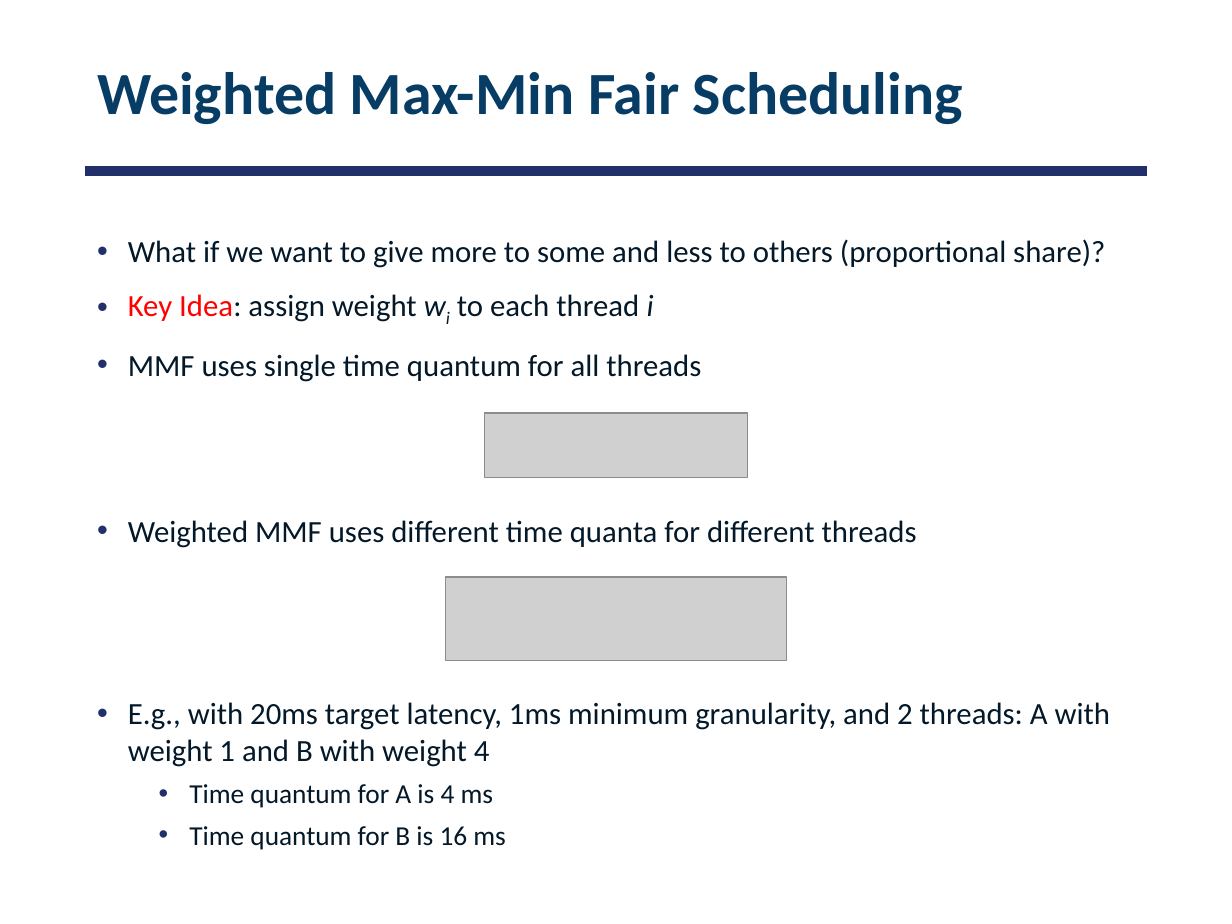
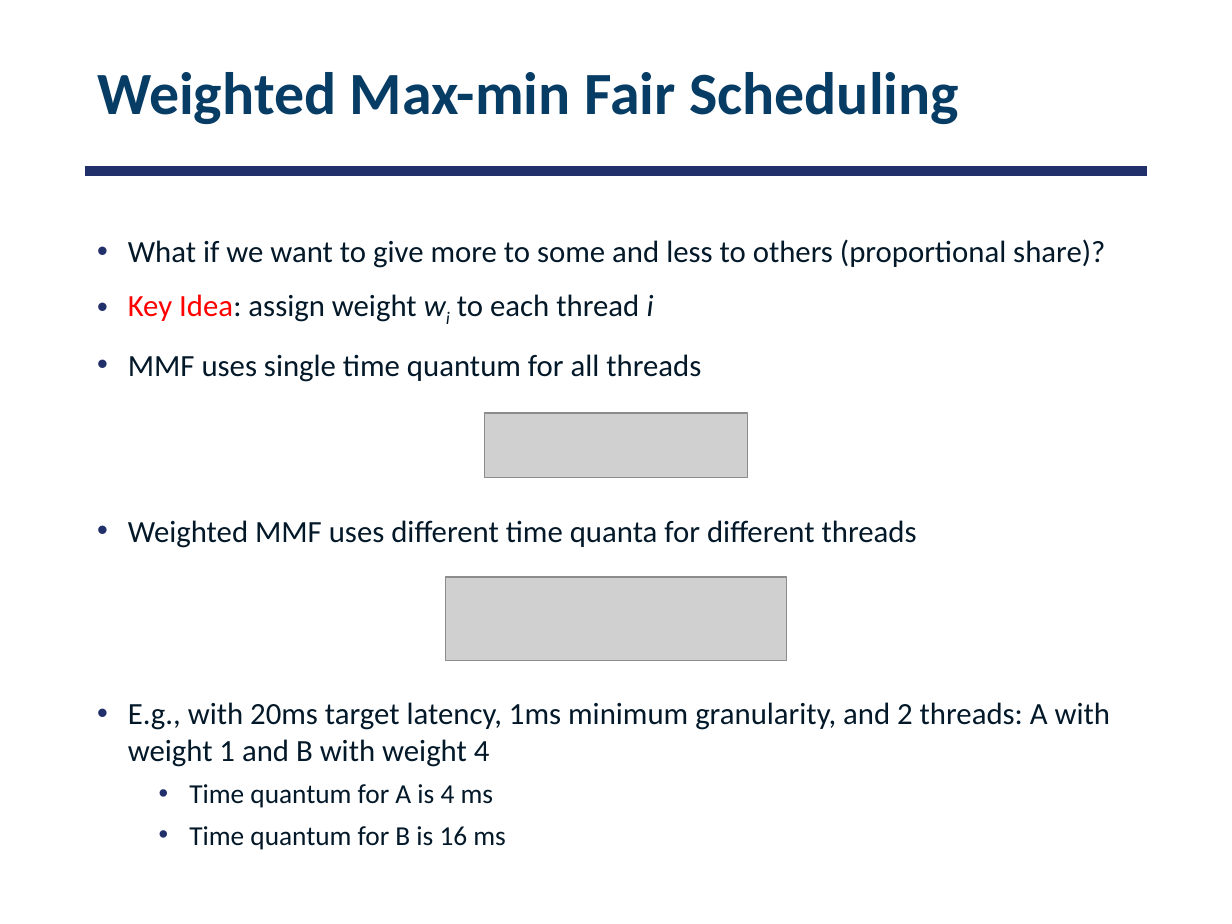
Before and after one commit to smajidzahedi/ECE350, a slide deck: slide 50 of 04-uniprocessor.pptx. Drawn at 1232x924 pixels with LibreOffice and Linux fonts; fonts in the diff are those of the drawing; grey boxes stand for pictures. Boxes give left, top, right and bottom in pixels: in the first picture for what was removed or moved away, otherwise in the second. Text is boxed around its words. In the diff, an @@ line names an element or a change of style, - is before the commit and + after.

```diff
--- a/04-uniprocessor.pptx
+++ b/04-uniprocessor.pptx
@@ title at <box>97,72,959,124</box>: text changed @@
-Weighted Max-Min Fair Scheduling
+Weighted Max-min Fair Scheduling
```
Also in this commit, not shown: 4 other slides changed, 1 other file.
